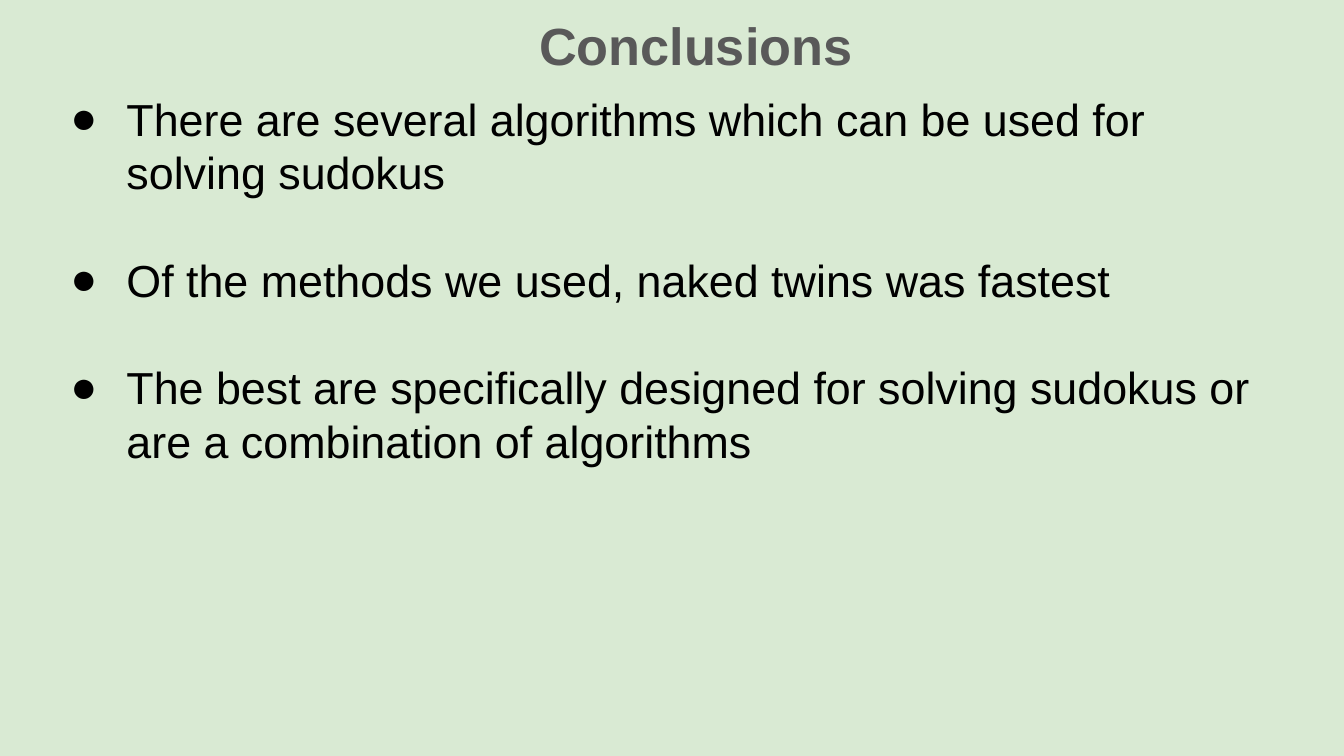
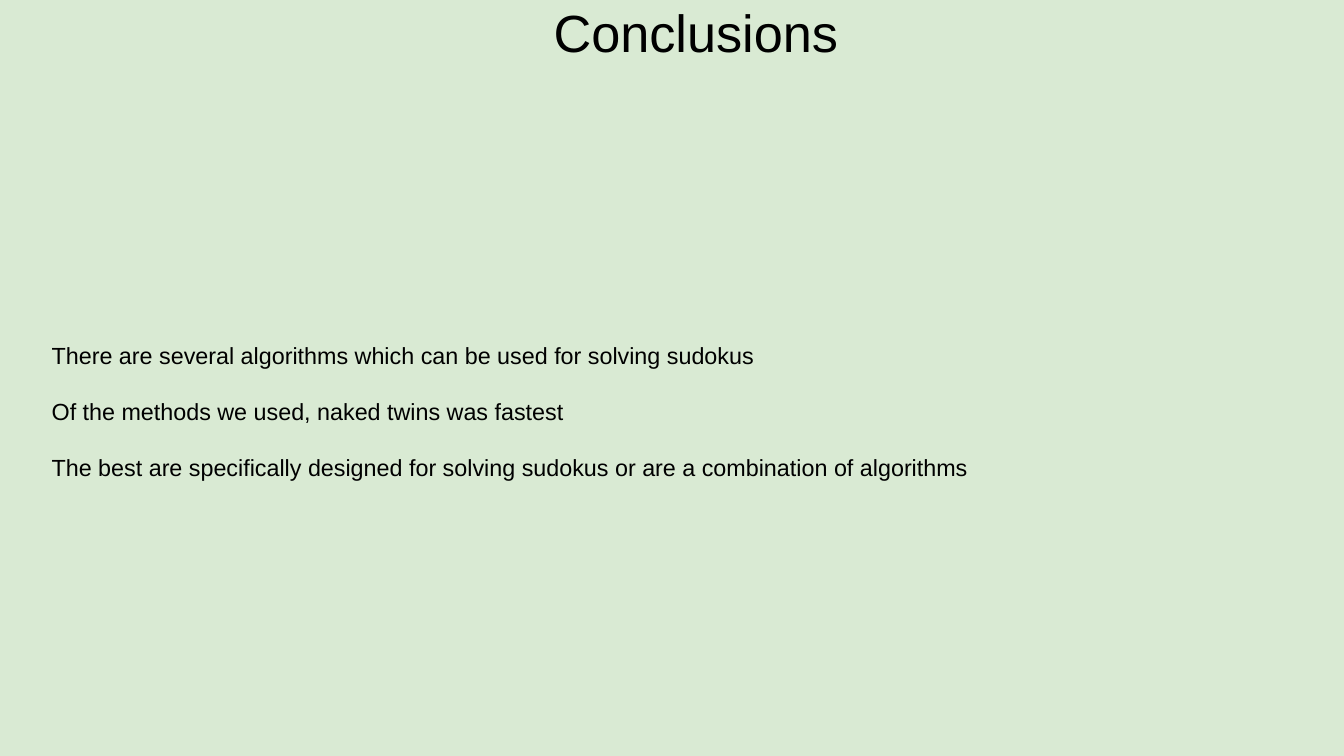
Before and after one commit to jcushing1/Example-Projects, a slide deck: slide 18 of sudoku.pptx. Drawn at 1344x756 pixels with LibreOffice and Linux fonts; fonts in the diff are those of the drawing. Boxes give left, top, right and bottom in pixels: in the first picture for what was removed or moved away, otherwise in the second. Text is boxed around its words. In the diff, an @@ line names an element or a change of style, - is before the commit and + after.

```diff
--- a/sudoku.pptx
+++ b/sudoku.pptx
@@ text "Conclusions" at <box>554,14,838,53</box>: text colour #595959 to #000000, bold off @@
@@ title "There are several algorithms which ..." at <box>52,347,967,481</box>: size 24 to 12.5 pt; bullet ● to none @@
```
Also in this commit, not shown: 18 other slides changed.
